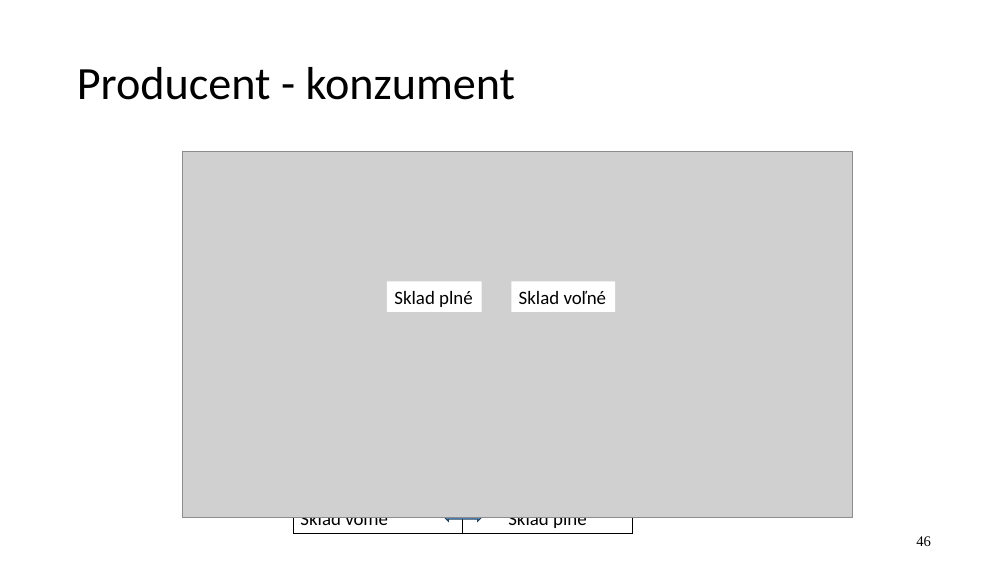
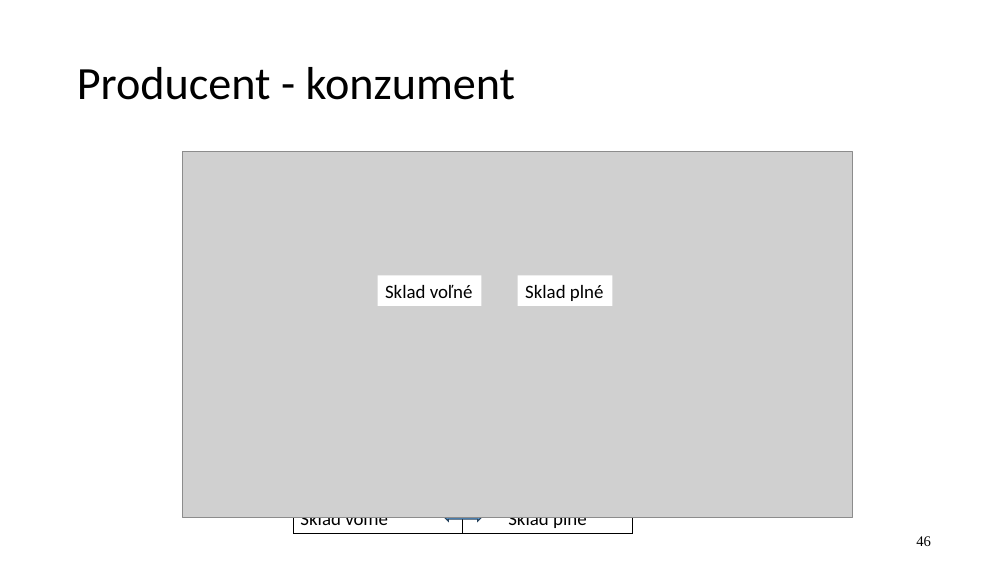
Before and after one commit to jb23lm87/OS-prednasky, a slide deck: slide 46 of OS 2 Úvod do paralélnych procesov a synchronizácie.pptx. Drawn at 1008x567 pixels with LibreOffice and Linux fonts; fonts in the diff are those of the drawing; grey boxes stand for pictures. Boxes give left, top, right and bottom in pixels: in the first picture for what was removed or moved away, otherwise in the second. Text is boxed around its words. In the diff, an @@ line names an element or a change of style, - is before the commit and + after.

Commit message:
Update OS 2 Úvod do paralélnych procesov a synchronizácie.pptx
Opravený slide 46 producent konzument obrázok

```diff
--- a/OS 2 Úvod do paralélnych procesov a synchronizácie.pptx
+++ b/OS 2 Úvod do paralélnych procesov a synchronizácie.pptx
@@ rectangle "Sklad voľné": place and size @@
-rectangle "Sklad voľné" at [511, 281, 615, 312]
+rectangle "Sklad voľné" at [378, 275, 482, 306]
@@ rectangle "Sklad plné": place and size @@
-rectangle "Sklad plné" at [387, 281, 482, 312]
+rectangle "Sklad plné" at [518, 275, 613, 306]
```
